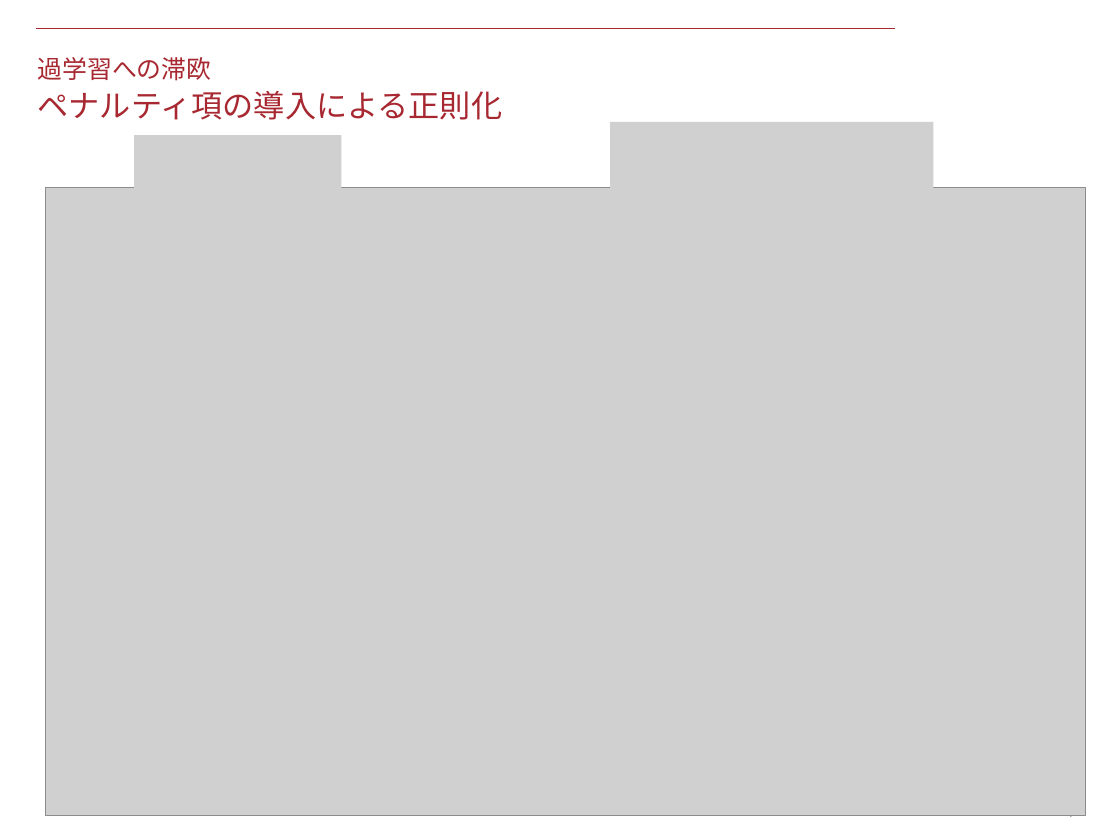
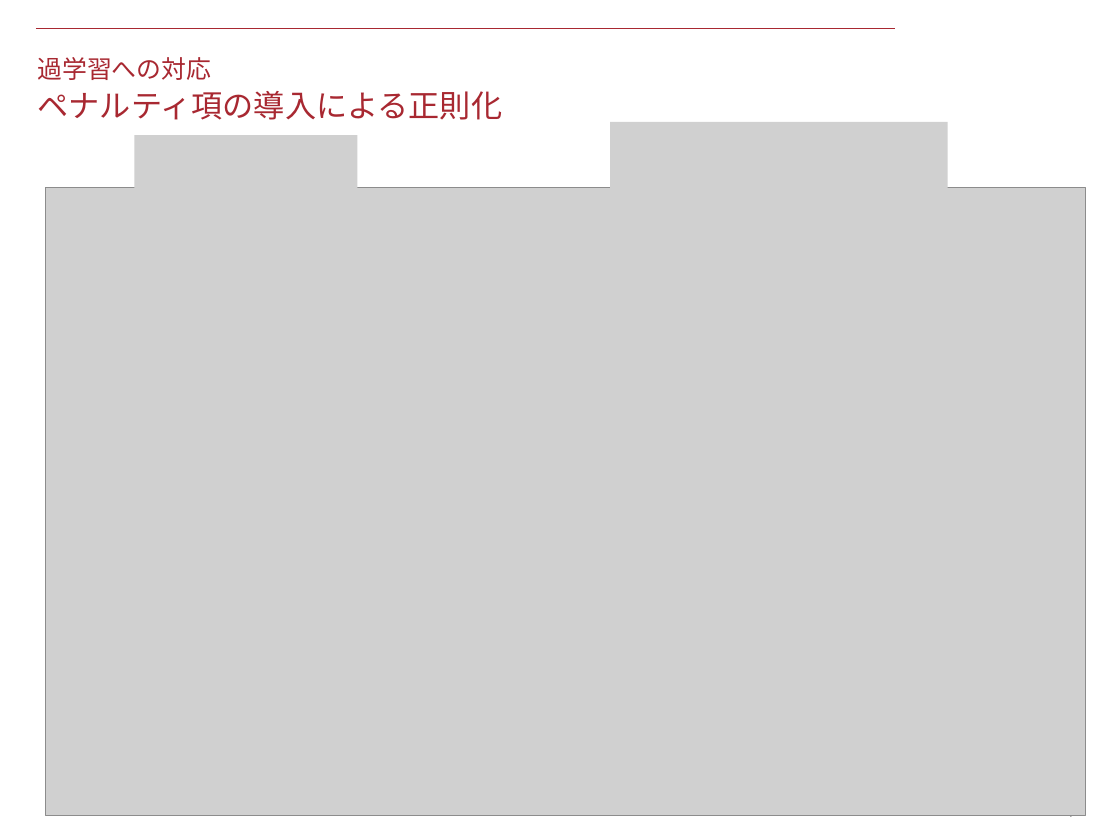
Before and after one commit to KeitoSugiyama/data_science_seminar, a slide deck: slide 7 of 1_logit_and_random_forest/files/document.pptx. Drawn at 1120x840 pixels with LibreOffice and Linux fonts; fonts in the diff are those of the drawing; grey boxes stand for pictures. Boxes give left, top, right and bottom in pixels: in the first picture for what was removed or moved away, otherwise in the second. Text is boxed around its words. In the diff, an @@ line names an element or a change of style, - is before the commit and + after.

Commit message:
fix ppt

```diff
--- a/1_logit_and_random_forest/files/document.pptx
+++ b/1_logit_and_random_forest/files/document.pptx
@@ title at [38,57,503,120]: text changed @@
-過学習への滞欧
-ペナルティ項の導入による正則化
+過学習への対応
+ペナルティ項の導入による正則化
@@ picture: place and size @@
-picture at [134,136,342,188]
+picture at [134,136,357,188]
@@ picture: place and size @@
-picture at [610,122,934,202]
+picture at [610,122,948,202]
```
Also in this commit, not shown: 1 other slide changed, 1 other file.
